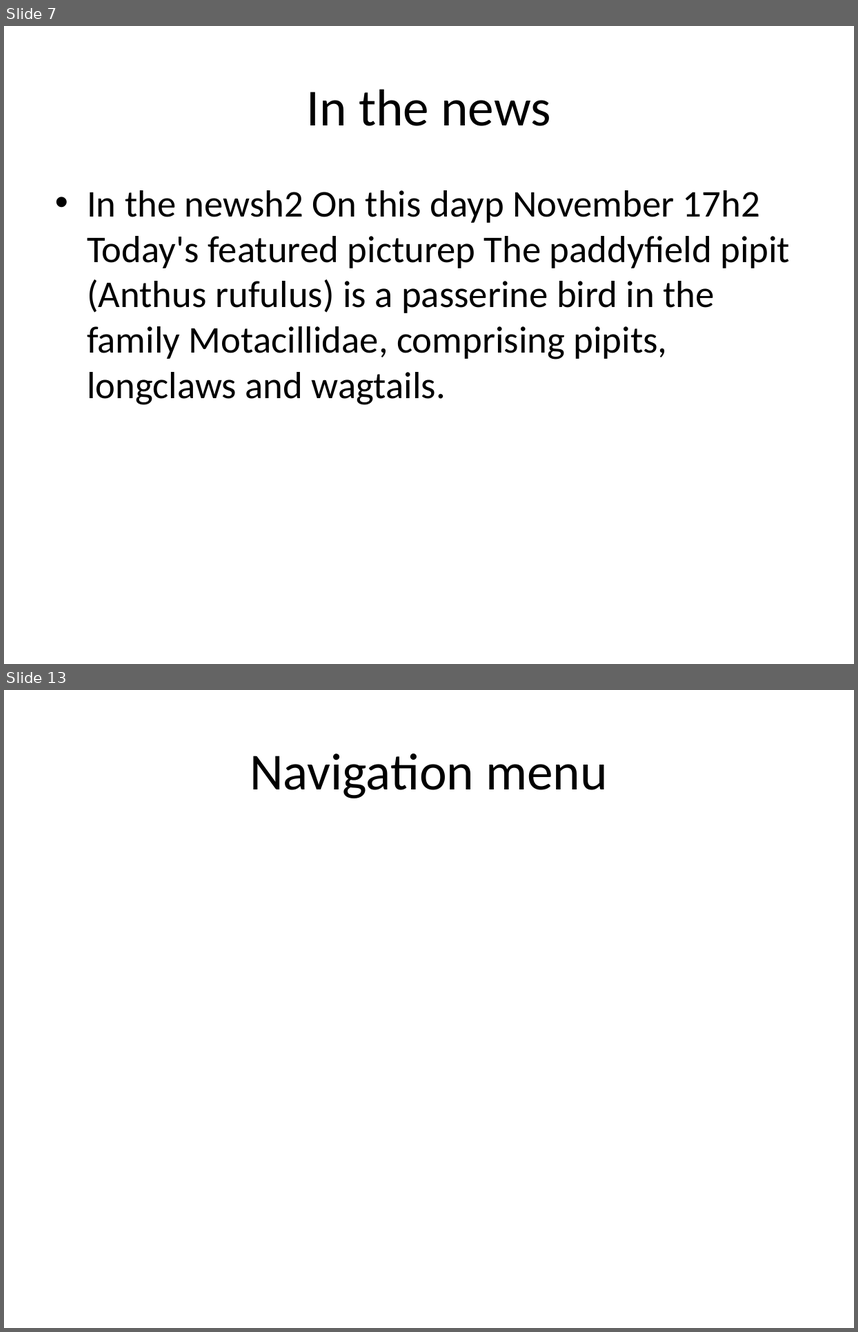
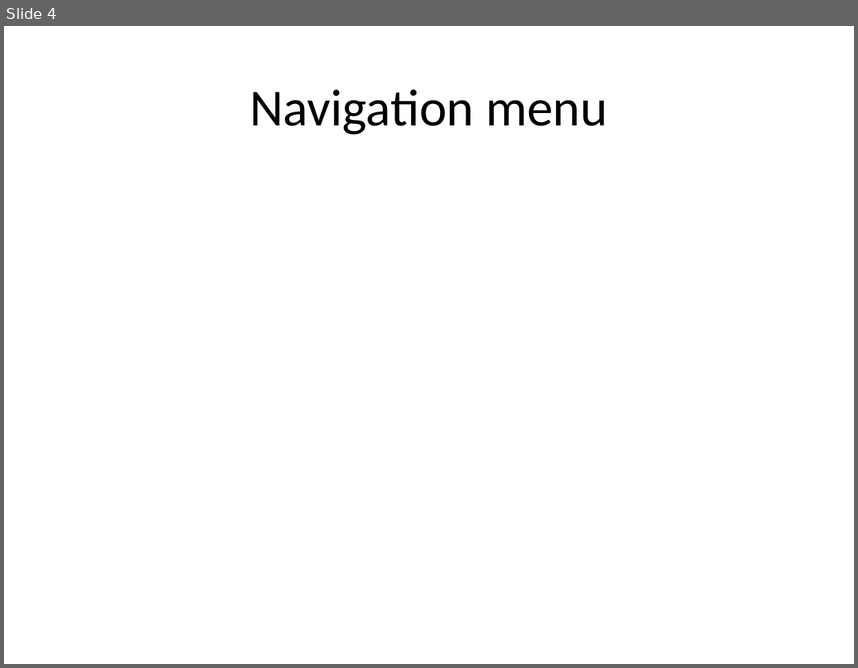
Before and after one commit to eppisai/Uplift---Smart-educational-Platform, a slide deck: AutoPPT-main/AutoPPT-main/something.pptx. Shown one above the other, each under a label of ours: slides 7 and 13 before the commit, slide 4 after it; the slides between them are not shown. The pictures are 858x1332 and 858x668 pixels, drawn with LibreOffice and Linux fonts; fonts in the diff are those of the drawing. Boxes give left, top, right and bottom in pixels: in the first picture for what was removed or moved away, otherwise in the second. Text is boxed around its words. In the diff, an @@ line names an element or a change of style, - is before the commit and + after.

```diff
--- a/AutoPPT-main/AutoPPT-main/something.pptx
+++ b/AutoPPT-main/AutoPPT-main/something.pptx
@@ slide 7 removed at box(4, 26, 854, 664), background #FFFFFF @@
@@ title removed at box(307, 89, 550, 126) @@
-In the news
@@ text removed at box(87, 190, 790, 405) @@
-• In the newsh2 On this dayp November 17h2 Today's featured picturep The paddyfield pipit (Anthus rufulus) is a passerine bird in the family Motacillidae, comprising pipits, longclaws and wagtails.
@@ what was slide 13 is now slide 4 @@
```
Also in this commit, not shown: 2 slides changed, 1 slide added, 11 other slides removed, 2 other files.
